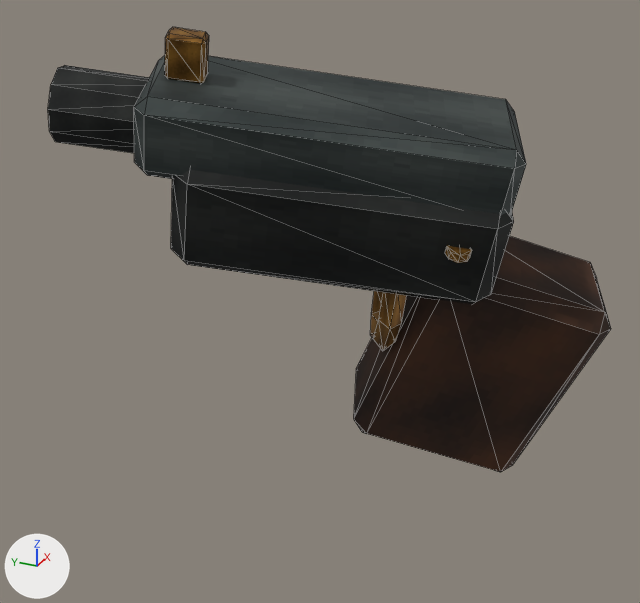
The glTF model public/assets/models/weapons/weapon_pistol.glb: old version first, new version second.
Rendered twice from a 50 mm camera at (-0.405, -0.136, 0.26) aimed at (0.01, 0.05, 0.053). Every picture has the same lights, and +X, +Y and +Z are marked at lower left. The older version comes first. Both versions are drawn at frame 10 of the action 'reload'; the numbers are the values there. Mesh edges are drawn as thin lines.

Names of what the first picture shows: 'front_sight', 'grip', 'muzzle', 'receiver', 'slide', 'trigger_guard' and 1 more.
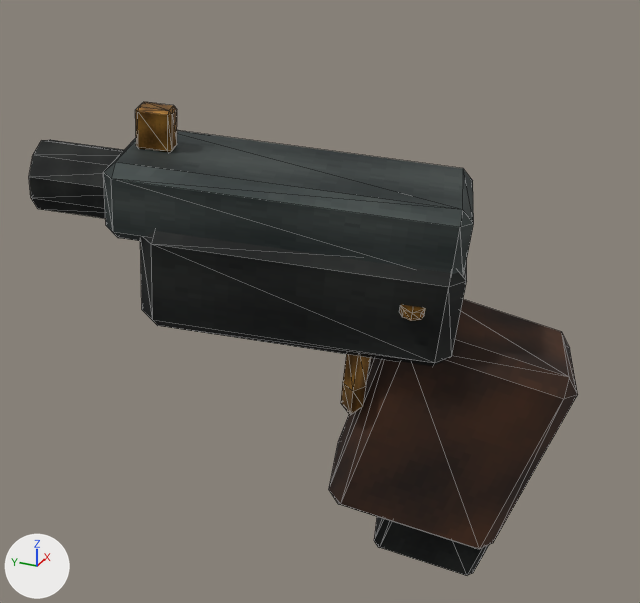
ob_weapon_pistol is not drawn itself; it is the parent of ob_front_sight, ob_grip, ob_muzzle, ob_pistol_screw_01, ob_pistol_screw_02, ob_receiver, ob_slide, ob_trigger_guard.

Edits to the bpy script that builds the scene:
```text
Add me_cube_003_1:
    me_cube_003_1.from_pydata(...)  # 24 vertices, 44 faces; spans x -0.052..0.052, y -0.095..0.095, z -0.12..0.12
    me_cube_003_1.materials.append(mat_wpn_dark_metal_worn)  # picture img_wpn_tex_dark_metal
Change ob_weapon_pistol:
    ob_weapon_pistol.location: (0.03, -0.03, 0.08) -> (0.015, -0.018, 0.045)
    ob_weapon_pistol.rotation_euler: (0.14, -0.24, 0.35) -> (0.1, -0.1, 0.28)  # degrees (8, -14, 20) -> degrees (5.7, -5.7, 16)
Add ob_magazine:
    ob_magazine = bpy.data.objects.new('magazine', me_cube_003_1)
    ob_magazine.parent = ob_weapon_pistol
    ob_magazine.location = (0.0, -0.0651, -0.346)
    ob_magazine.rotation_euler = (0.2, 0.0, 0.0)  # degrees (11, 0, 0)
```

Location of each change, (x1, y1, x2, y2) in pixels of the pictures (640 x 603 px):
'slide', moved, turned: before (134, 56, 526, 215); after (103, 130, 474, 275)
'grip', moved, turned: before (354, 236, 611, 472); after (329, 299, 578, 549)
'receiver', moved, turned: before (171, 170, 514, 304); after (140, 231, 467, 366)
'muzzle', moved, turned: before (48, 65, 149, 153); after (29, 140, 124, 218)
'front_sight', moved, turned: before (165, 27, 209, 83); after (135, 102, 177, 152)
'magazine', added: after (374, 517, 489, 576)
'trigger_guard', moved, turned: before (370, 291, 406, 351); after (341, 354, 371, 415)
'pistol_screw_01', moved, turned: before (445, 246, 472, 263); after (399, 305, 425, 321)
